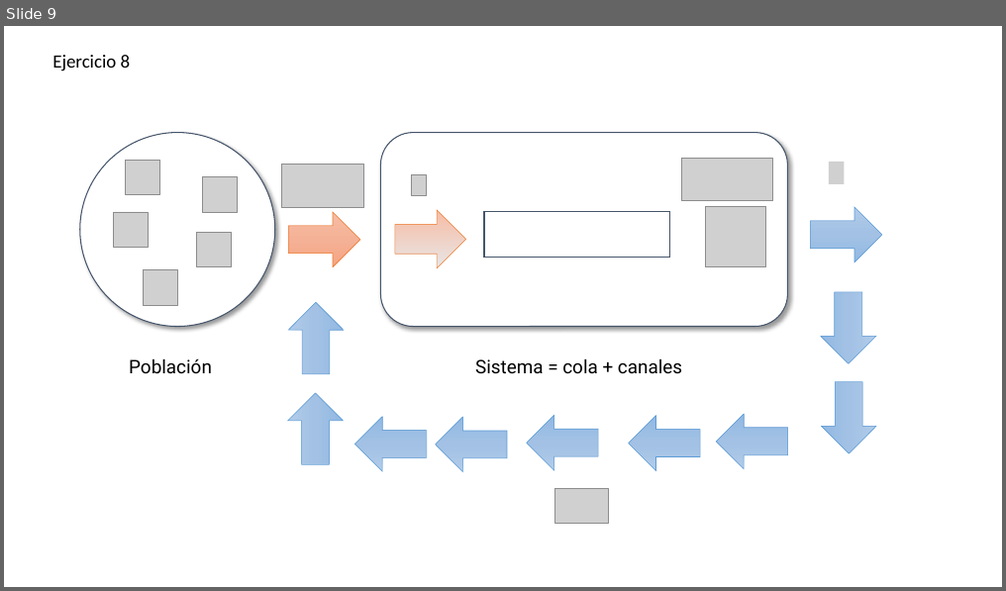
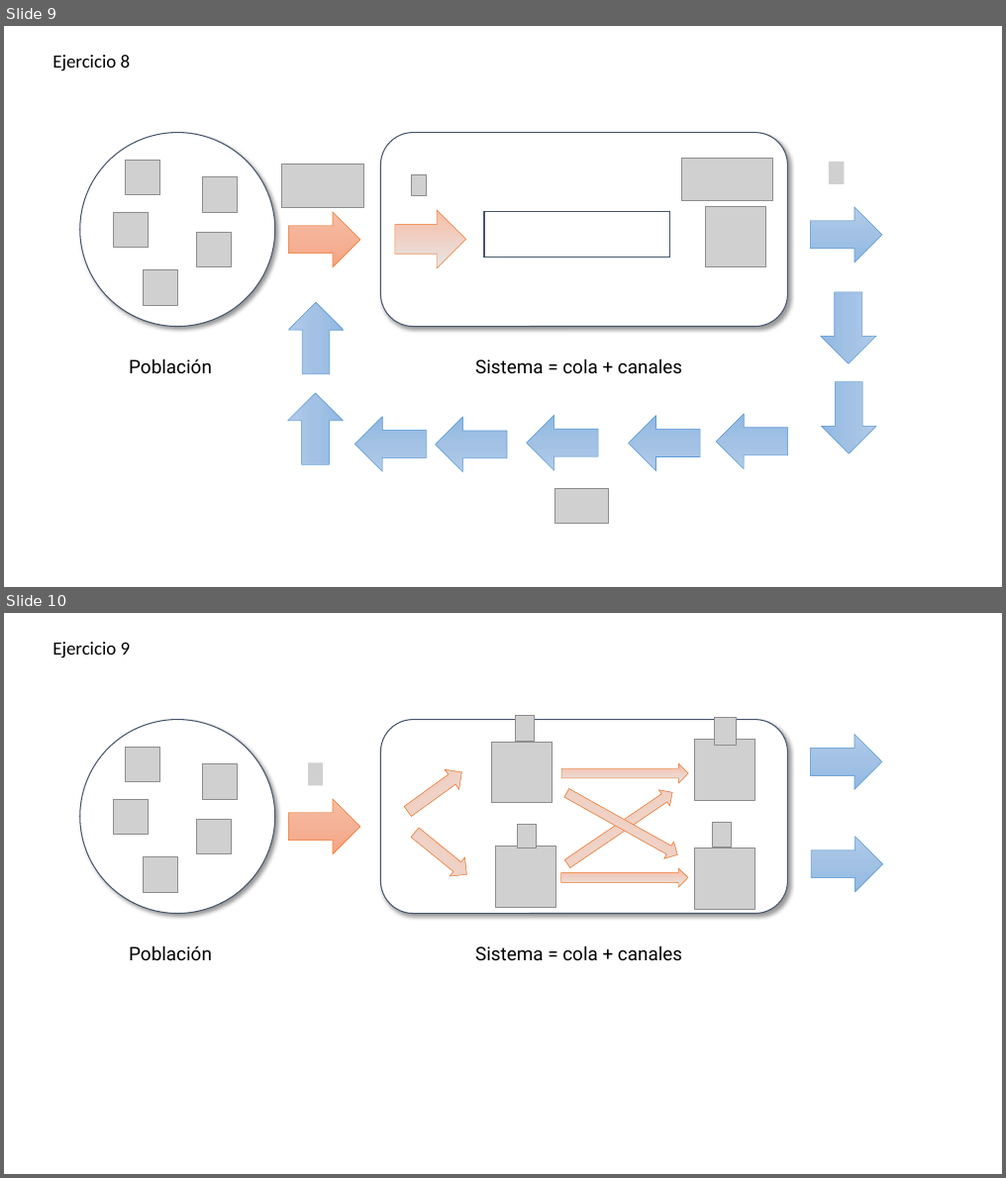
Before and after one commit to miparnisari/modelos2fiuba, a slide deck: tp1-colas/Imagenes.pptx. Shown one above the other, each under a label of ours: slide 9 before the commit, slides 9 and 10 after it. The pictures are 1006x591 and 1006x1178 pixels, drawn with LibreOffice and Linux fonts; fonts in the diff are those of the drawing; grey boxes stand for pictures. Boxes give left, top, right and bottom in pixels: in the first picture for what was removed or moved away, otherwise in the second. Text is boxed around its words. In the diff, an @@ line names an element or a change of style, - is before the commit and + after.

Commit message:
Subo pdf final. Imágenes para ejercicios 9 y 10. Agrego enunciado ejercicio 9 y 10.

```diff
--- a/tp1-colas/Imagenes.pptx
+++ b/tp1-colas/Imagenes.pptx
@@ slide 10 added at <box>4,613,1002,1174</box>, background #FFFFFF @@
@@ text added at <box>53,642,131,659</box>, 18 pt, text #000000 @@
+Ejercicio 9
@@ ellipse added at <box>80,719,275,913</box>, fill #FFFFFF, outline #44546A 1 pt @@
@@ rounded rectangle added at <box>380,719,788,913</box>, fill #FFFFFF, outline #44546A 1 pt @@
@@ picture added at <box>515,715,535,741</box> @@
@@ picture added at <box>715,718,737,746</box> @@
@@ picture added at <box>126,747,160,782</box> @@
@@ picture added at <box>491,742,552,802</box> @@
@@ picture added at <box>694,740,754,800</box> @@
@@ right arrow added at <box>810,735,882,789</box>, fill gradient #B1CBE9 to #A3C1E5 to #93B9E4, outline #5B9BD5 0.5 pt @@
@@ picture added at <box>203,764,239,799</box> @@
@@ picture added at <box>308,762,322,785</box> @@
@@ right arrow added at <box>401,762,469,821</box>, fill gradient #F7BDA5 to #E7E6E6, outline #ED7D31 0.5 pt @@
@@ right arrow added at <box>561,763,688,783</box>, fill gradient #F7BDA5 to #E7E6E6, outline #ED7D31 0.5 pt @@
@@ right arrow added at <box>562,785,677,872</box>, fill gradient #F7BDA5 to #E7E6E6, outline #ED7D31 0.5 pt @@
@@ right arrow added at <box>562,784,682,863</box>, fill gradient #F7BDA5 to #E7E6E6, outline #ED7D31 0.5 pt @@
@@ picture added at <box>113,799,149,835</box> @@
@@ picture added at <box>196,820,232,855</box> @@
@@ right arrow added at <box>288,799,360,855</box>, fill gradient #F7BDA5 to #F5B196 to #F8A582, outline #ED7D31 0.5 pt @@
@@ right arrow added at <box>407,823,474,883</box>, fill gradient #F7BDA5 to #E7E6E6, outline #ED7D31 0.5 pt @@
@@ picture added at <box>495,847,555,907</box> @@
@@ picture added at <box>518,825,537,848</box> @@
@@ picture added at <box>694,849,754,909</box> @@
@@ picture added at <box>712,823,732,848</box> @@
@@ right arrow added at <box>811,837,883,892</box>, fill gradient #B1CBE9 to #A3C1E5 to #93B9E4, outline #5B9BD5 0.5 pt @@
@@ picture added at <box>143,858,177,892</box> @@
@@ right arrow added at <box>561,868,687,888</box>, fill gradient #F7BDA5 to #E7E6E6, outline #ED7D31 0.5 pt @@
@@ text added at <box>129,946,212,961</box>, 18 pt, text #000000 @@
+Población
@@ text added at <box>475,946,682,961</box>, 18 pt, text #000000 @@
+Sistema = cola + canales
```
Also in this commit, not shown: 1 other slide added, 2 other files.
